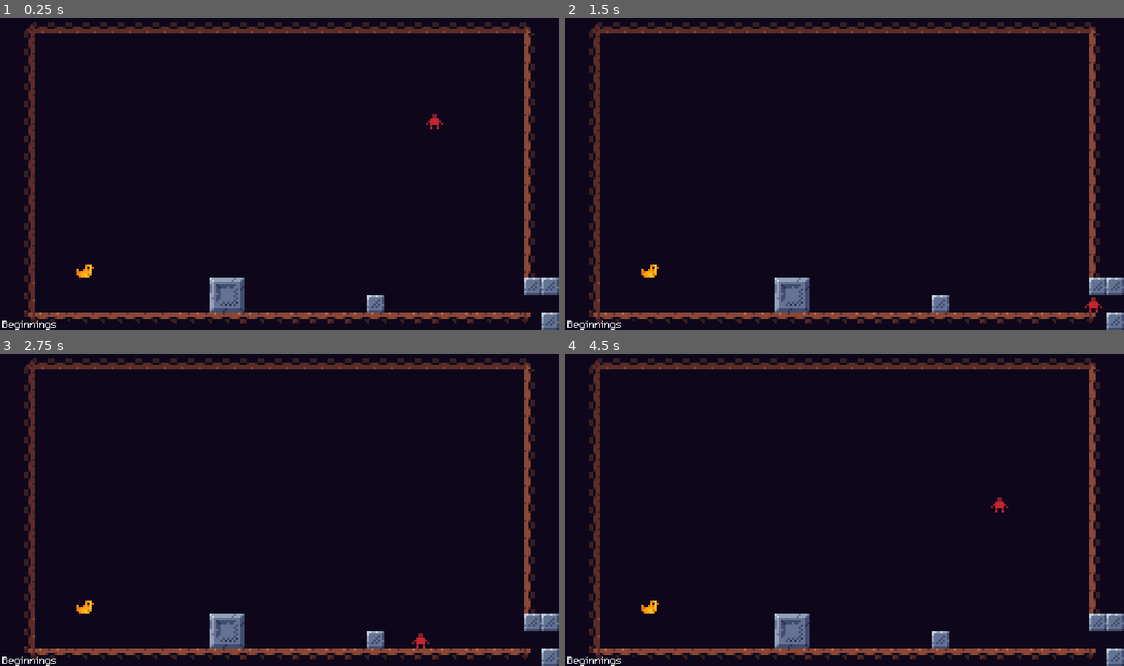
Above: before the commit, frames 1-4 (two rows, left to right).
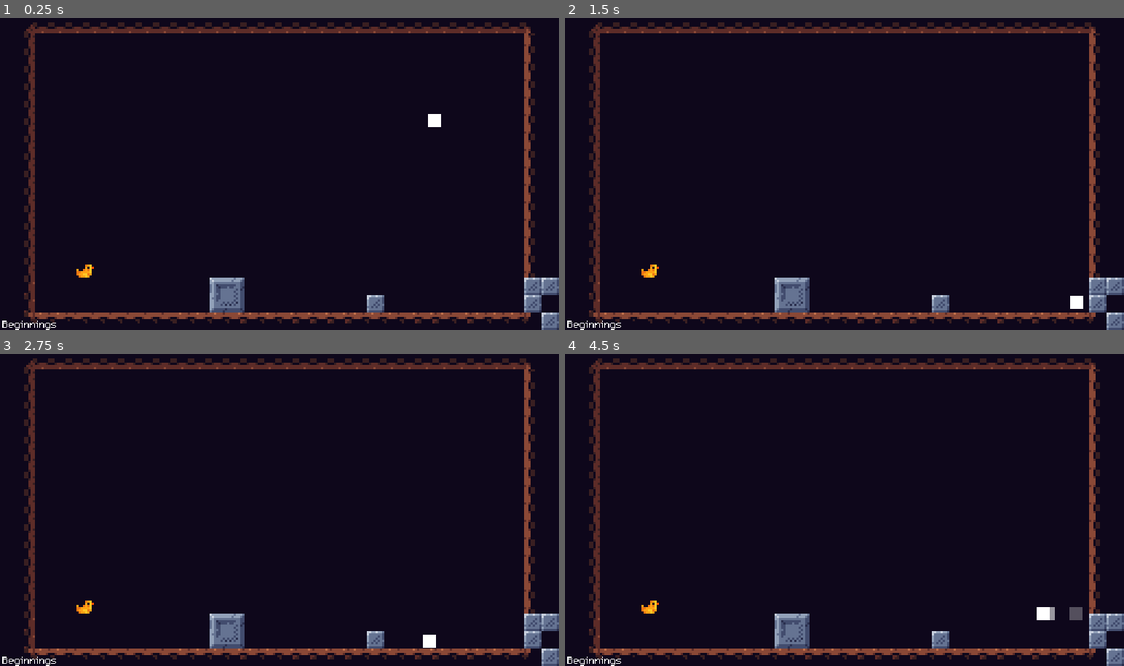
Above: after the commit, the same moments.

Repository: ReusableChopsticks/Platformer2024
Game: Godot game, scene res://scenes/levels/manager/level_manager.tscn
Same seed, same stepped clock (60 frames per second), same inputs: the game is played once before the commit and once after it.
Inputs:
- Up to frame 1 (0.25 s): no input
- Up to frame 2 (1.5 s): tap Enter at 0.5 s; hold Right (right) from 0.53 s (still down); tap Z (dash) at 0.6, 1.35 s; tap Up (jump) at 0.77 s
- Up to frame 3 (2.75 s): tap Up (jump) at 1.52 s; release Right (right) at 2.03 s; hold Left (left) from 2.03 s (still down); tap Z (dash) at 2.1 s
- Up to frame 4 (4.5 s): release Left (left) at 2.78 s; hold Right (right) 2.78-4.28 s; tap Z (dash) at 2.85, 3.6, 4.35 s; tap Up (jump) at 3.02, 3.77 s; hold Left (left) from 4.28 s (still down)

The runs differ from the first frame. In frame 1, 0.3% of the frame differs, in the area x 76-97%, y 30-95%; in frame 2, 0.3%; in frame 3, 0.3%; in frame 4, 0.5%, in the area x 76-97%, y 45-95%.

Commit message:
rudimentary ghost effect added for high speed levels
TODO: object pooling?

Diff:
--- a/scenes/levels/level.tscn
+++ b/scenes/levels/level.tscn
@@ -2709,16 +2709,3 @@
 text = "[LEVEl NAME]"
 label_settings = SubResource("LabelSettings_c1heo")
 vertical_alignment = 1
-
-[connection signal="body_entered" from="TileMap/LeftSpike" to="TileMap/LeftSpike" method="_on_body_entered"]
-[connection signal="body_entered" from="TileMap/@Area2D@38446" to="TileMap/@Area2D@38446" method="_on_body_entered"]
-[connection signal="body_entered" from="TileMap/@Area2D@38447" to="TileMap/@Area2D@38447" method="_on_body_entered"]
-[connection signal="body_entered" from="TileMap/@Area2D@38448" to="TileMap/@Area2D@38448" method="_on_body_entered"]
-[connection signal="body_entered" from="TileMap/@Area2D@38449" to="TileMap/@Area2D@38449" method="_on_body_entered"]
-[connection signal="body_entered" from="TileMap/@Area2D@38450" to="TileMap/@Area2D@38450" method="_on_body_entered"]
-[connection signal="body_entered" from="TileMap/@Area2D@38451" to="TileMap/@Area2D@38451" method="_on_body_entered"]
-[connection signal="body_entered" from="TileMap/@Area2D@38452" to="TileMap/@Area2D@38452" method="_on_body_entered"]
-[connection signal="body_entered" from="TileMap/@Area2D@38453" to="TileMap/@Area2D@38453" method="_on_body_entered"]
-[connection signal="body_entered" from="TileMap/@Area2D@38454" to="TileMap/@Area2D@38454" method="_on_body_entered"]
-[connection signal="body_entered" from="TileMap/UpSpike" to="TileMap/UpSpike" method="_on_body_entered"]
-[connection signal="body_entered" from="TileMap/@Area2D@38455" to="TileMap/@Area2D@38455" method="_on_body_entered"]
--- a/scenes/levels/level_1.tscn
+++ b/scenes/levels/level_1.tscn
@@ -8,4 +8,4 @@
 position = Vector2(-89, 44)
 
 [node name="TileMap" parent="." index="2"]
-layer_1/tile_data = PackedInt32Array(589819, 131072, 1, 5243 …(2466 unchanged characters)… 85, 1179648, 10, 458757, 1114112, 8, 524286, 2, 65536, 524287, 2, 65536, 458752, 2, 65536, 458753, 2, 65536, 458754, 2, 65536, 458755, 2, 65536, 458756, 2, 65536, 524304, 1114112, 8, 524305, 1114112, 8, 524306, 1114112, 8, 524307, 1114112, 8, 393232, 1114112, 8, 393233, 1114112, 8, 393234, 1114112, 8, 393235, 1114112, 8, 458771, 1114112, 8)
+layer_1/tile_data = PackedInt32Array(589819, 131072, 1, 5243 …(2466 unchanged characters)… 85, 1179648, 10, 458757, 1114112, 8, 524304, 1114112, 8, 524305, 1114112, 8, 524306, 1114112, 8, 524307, 1114112, 8, 393232, 1114112, 8, 393233, 1114112, 8, 393234, 1114112, 8, 393235, 1114112, 8, 458771, 1114112, 8, 458766, 1114112, 8)
--- a/scenes/player/player.gd
+++ b/scenes/player/player.gd
@@ -5,6 +5,16 @@
 ## If the player is dead or not
 var has_died := false
 
+@export_group("Graphics")
+## The scene to instantiate as the player ghost.
+## This should be a Sprite2D the same dimensions as the player (or just the exact same sprite)
+@export var ghost_node: PackedScene
+@onready var ghost_timer: Timer = $Timers/GhostTimer
+## How many ghost instances to spawn per second
+@export var base_ghost_freq: int = 8
+## How long ghost instances will take to fade away
+@export var ghost_fade_time: float = 0.1
+@export_group("")
 
 @export_group("Movement")
 ## The base max move speed without any multipliers
@@ -87,6 +97,20 @@
 # i.e. jump_buffer_timer.stop() on the state's enter function
 #endregion
 
+func ghost(is_ghosting: bool):
+	if is_ghosting and ghost_timer.is_stopped():
+		var time: float = 1.0 / (base_ghost_freq + speed_level - 1)
+		ghost_timer.start(time)
+		print(time)
+	elif !is_ghosting:
+		ghost_timer.stop()
+
+func _on_ghost_timer_timeout():
+	var instance: PlayerGhost = ghost_node.instantiate()
+	instance.global_position = global_position
+	## 10% of speed level is added to ghost fade time so higher speeds means longer trails
+	#instance.fade_time = ghost_fade_time + 0.1 * (speed_level - 1)
+	$GhostInstances.add_child(instance)
 
 func _ready():
 	has_died = false
@@ -137,6 +161,9 @@
 	if (dir != 0):
 		facing_dir = dir
 
+	## Ghost effect
+	ghost(speed_level > 1)
+
 	## Debugging
 	#print(position)
 	#print(jump_grace_timer.time_left)
--- a/scenes/player/player.tscn
+++ b/scenes/player/player.tscn
@@ -1,29 +1,32 @@
-[gd_scene load_steps=15 format=3 uid="uid://ci5j8awqi3j8v"]
+[gd_scene load_steps=16 format=3 uid="uid://ci5j8awqi3j8v"]
 
 [ext_resource type="Script" path="res://scenes/player/player.gd" id="1_a62lr"]
-[ext_resource type="Texture2D" uid="uid://7v87dbl7erxt" path="res://scenes/environment/tiles.png" id="2_n1uhx"]
+[ext_resource type="PackedScene" uid="uid://esuisvmjimqq" path="res://scenes/player/player_ghost.tscn" id="2_h2nj3"]
+[ext_resource type="Texture2D" uid="uid://c60q0ojhgr3qd" path="res://scenes/player/textures/6x6.png" id="2_srda6"]
 [ext_resource type="Script" path="res://scenes/interfaces/StateMachine.gd" id="3_ockid"]
-[ext_resource type="Script" path="res://scenes/player/PlayerMoveState.gd" id="4_0yqxf"]
-[ext_resource type="Script" path="res://scenes/player/PlayerJumpState.gd" id="5_7r6wt"]
-[ext_resource type="Script" path="res://scenes/player/PlayerState.gd" id="5_vrwvw"]
-[ext_resource type="Script" path="res://scenes/player/PlayerWallState.gd" id="8_mglwi"]
-[ext_resource type="Script" path="res://scenes/player/PlayerDashState.gd" id="8_rv3dp"]
-[ext_resource type="Script" path="res://scenes/player/PlayerWallJumpState.gd" id="9_cqyve"]
-[ext_resource type="Script" path="res://scenes/player/PlayerDoubleJump.gd" id="10_7d5nd"]
-[ext_resource type="Script" path="res://scenes/player/PlayerReboundState.gd" id="11_pj1yr"]
-[ext_resource type="Script" path="res://scenes/player/PlayerSpawnState.gd" id="12_4i77n"]
+[ext_resource type="Script" path="res://scenes/player/states/PlayerState.gd" id="4_gq13h"]
+[ext_resource type="Script" path="res://scenes/player/states/PlayerMoveState.gd" id="5_imjbi"]
+[ext_resource type="Script" path="res://scenes/player/states/PlayerJumpState.gd" id="6_w8w0l"]
+[ext_resource type="Script" path="res://scenes/player/states/PlayerDashState.gd" id="7_2ogmg"]
+[ext_resource type="Script" path="res://scenes/player/states/PlayerWallState.gd" id="8_xiw8d"]
+[ext_resource type="Script" path="res://scenes/player/states/PlayerWallJumpState.gd" id="9_8isqv"]
+[ext_resource type="Script" path="res://scenes/player/states/PlayerDoubleJump.gd" id="10_3xrrm"]
+[ext_resource type="Script" path="res://scenes/player/states/PlayerReboundState.gd" id="11_8d2ix"]
+[ext_resource type="Script" path="res://scenes/player/states/PlayerSpawnState.gd" id="12_migby"]
 
 [sub_resource type="LabelSettings" id="LabelSettings_f682e"]
 shadow_color = Color(0, 0, 0, 1)
 
 [sub_resource type="RectangleShape2D" id="RectangleShape2D_d5in4"]
-size = Vector2(8, 7)
+size = Vector2(6, 6)
 
 [node name="Player" type="CharacterBody2D" groups=["Player"]]
 z_index = 5
 collision_mask = 15
 safe_margin = 0.2
 script = ExtResource("1_a62lr")
+ghost_node = ExtResource("2_h2nj3")
+base_ghost_freq = 12
 base_speed = 50
 max_speed_level = 7
 counter_dir_force_mult = 4.0
@@ -42,14 +45,12 @@
 horizontal_alignment = 1
 autowrap_mode = 2
 
-[node name="Sprite2D" type="Sprite2D" parent="."]
+[node name="PlayerSprite" type="Sprite2D" parent="."]
 z_index = 5
-texture = ExtResource("2_n1uhx")
-region_enabled = true
+texture = ExtResource("2_srda6")
 region_rect = Rect2(184, 0, 8, 8)
 
 [node name="CollisionShape2D" type="CollisionShape2D" parent="."]
-position = Vector2(0, 0.5)
 shape = SubResource("RectangleShape2D_d5in4")
 
 [node name="StateMachine" type="Node" parent="." node_paths=PackedStringArray("initial_state")]
@@ -57,31 +58,31 @@
 initial_state = NodePath("PlayerSpawnState")
 
 [node name="PlayerState" type="Node" parent="StateMachine"]
-script = ExtResource("5_vrwvw")
+script = ExtResource("4_gq13h")
 
 [node name="PlayerMoveState" type="Node" parent="StateMachine"]
-script = ExtResource("4_0yqxf")
+script = ExtResource("5_imjbi")
 
 [node name="PlayerJumpState" type="Node" parent="StateMachine"]
-script = ExtResource("5_7r6wt")
+script = ExtResource("6_w8w0l")
 
 [node name="PlayerDashState" type="Node" parent="StateMachine"]
-script = ExtResource("8_rv3dp")
+script = ExtResource("7_2ogmg")
 
 [node name="PlayerWallState" type="Node" parent="StateMachine"]
-script = ExtResource("8_mglwi")
+script = ExtResource("8_xiw8d")
 
 [node name="PlayerWallJumpState" type="Node" parent="StateMachine"]
-script = ExtResource("9_cqyve")
+script = ExtResource("9_8isqv")
 
 [node name="PlayerDoubleJumpState" type="Node" parent="StateMachine"]
-script = ExtResource("10_7d5nd")
+script = ExtResource("10_3xrrm")
 
 [node name="PlayerReboundState" type="Node" parent="StateMachine"]
-script = ExtResource("11_pj1yr")
+script = ExtResource("11_8d2ix")
 
 [node name="PlayerSpawnState" type="Node" parent="StateMachine"]
-script = ExtResource("12_4i77n")
+script = ExtResource("12_migby")
 
 [node name="Timers" type="Node" parent="."]
 
@@ -101,8 +102,15 @@
 wait_time = 0.2
 one_shot = true
 
+[node name="GhostTimer" type="Timer" parent="Timers"]
+wait_time = 0.1
+one_shot = true
+
 [node name="VisibleOnScreenNotifier2D" type="VisibleOnScreenNotifier2D" parent="."]
 position = Vector2(2.38419e-07, 2.38419e-07)
 scale = Vector2(0.5, 0.5)
 
+[node name="GhostInstances" type="Node" parent="."]
+
+[connection signal="timeout" from="Timers/GhostTimer" to="." method="_on_ghost_timer_timeout"]
 [connection signal="screen_exited" from="VisibleOnScreenNotifier2D" to="." method="_on_visible_on_screen_notifier_2d_screen_exited"]
--- /dev/null
+++ b/scenes/player/player_ghost.gd
@@ -0,0 +1,13 @@
+extends Sprite2D
+class_name PlayerGhost
+
+@export var fade_time: float = 0.2
+
+func _ready():
+	ghosting()
+
+func ghosting():
+	var tween = get_tree().create_tween()
+	tween.tween_property(self, "self_modulate", Color.TRANSPARENT, fade_time)
+	await tween.finished
+	queue_free()
--- /dev/null
+++ b/scenes/player/player_ghost.tscn
@@ -0,0 +1,9 @@
+[gd_scene load_steps=3 format=3 uid="uid://esuisvmjimqq"]
+
+[ext_resource type="Texture2D" uid="uid://c60q0ojhgr3qd" path="res://scenes/player/textures/6x6.png" id="1_562il"]
+[ext_resource type="Script" path="res://scenes/player/player_ghost.gd" id="2_2soqn"]
+
+[node name="PlayerGhost" type="Sprite2D"]
+self_modulate = Color(1, 1, 1, 0.694118)
+texture = ExtResource("1_562il")
+script = ExtResource("2_2soqn")
--- a/scenes/player/PlayerState.gd
+++ b/scenes/player/states/PlayerState.gd
@@ -4,9 +4,11 @@
 ### An interface for player controls and common functions.
 
 @onready var player: PlayerCharacter
+@onready var sprite: Sprite2D
 
 func _ready():
-	player = get_parent().get_parent()
+	player = $"../.."
+	sprite = $"../../PlayerSprite"
 
 # following the kinematics formula: next_v = curr_v + accel * delta_time * mult
 # clamps to max fall speed
Renamed: scenes/player/PlayerDashState.gd -> scenes/player/states/PlayerDashState.gd
Renamed: scenes/player/PlayerDoubleJump.gd -> scenes/player/states/PlayerDoubleJump.gd
Renamed: scenes/player/PlayerJumpState.gd -> scenes/player/states/PlayerJumpState.gd
Renamed: scenes/player/PlayerMoveState.gd -> scenes/player/states/PlayerMoveState.gd
Renamed: scenes/player/PlayerReboundState.gd -> scenes/player/states/PlayerReboundState.gd
Renamed: scenes/player/PlayerSpawnState.gd -> scenes/player/states/PlayerSpawnState.gd
Renamed: scenes/player/PlayerWallJumpState.gd -> scenes/player/states/PlayerWallJumpState.gd
Renamed: scenes/player/PlayerWallState.gd -> scenes/player/states/PlayerWallState.gd
Binary file added: scenes/player/textures/6x6.png
Not shown, added: scenes/player/textures/6x6.png.import
